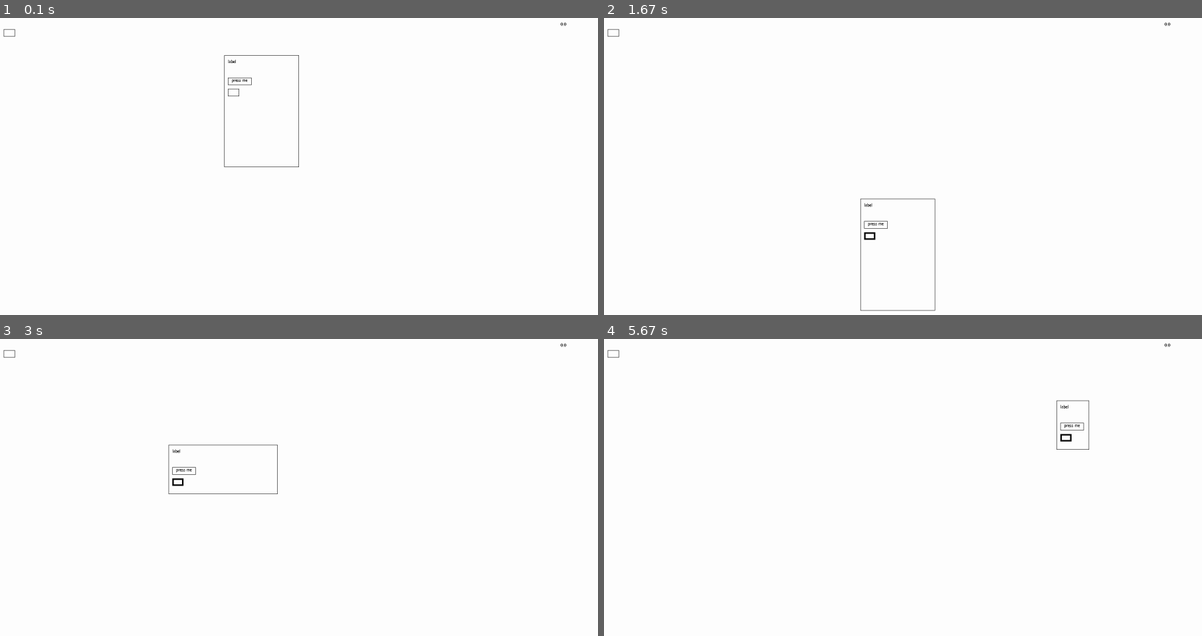
Above: before the commit, frames 1-4 (two rows, left to right).
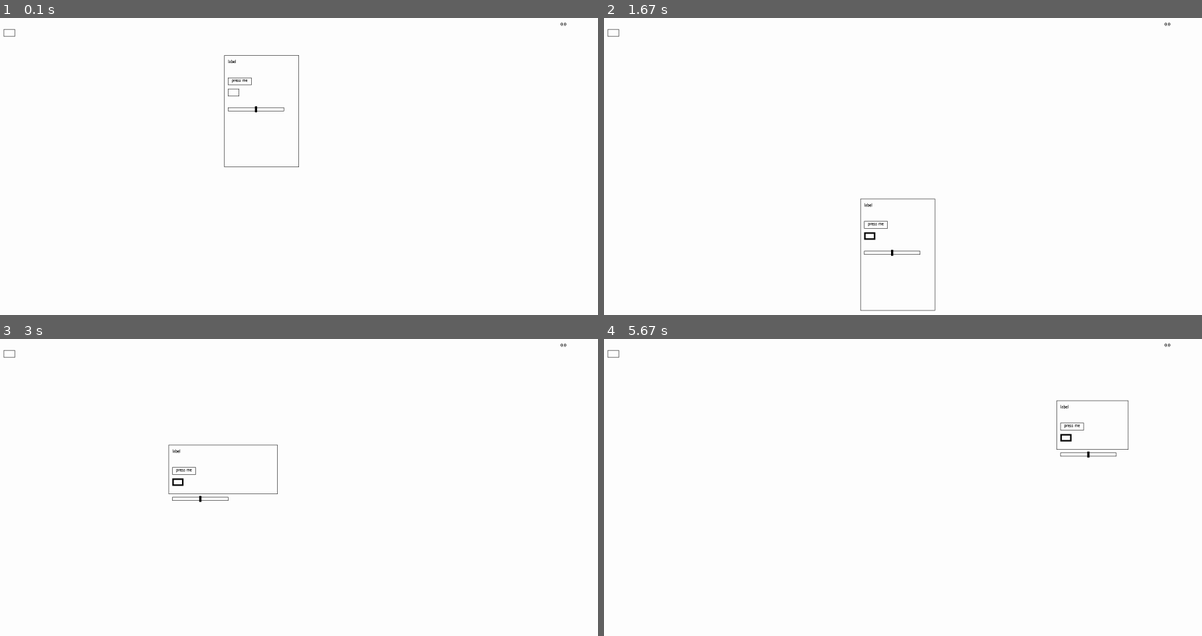
Above: after the commit, the same moments.

Repository: Ch4rl3s/pygame-ui
Game: pygame game, started from main.py
Two runs of this game, one before a commit and one after it. Both use one fixed random seed, a clock stepped at 60 frames per second and the inputs below.
Inputs (mouse positions are in pixels of both pictures, inside the frame that each line leads up to):
- Up to frame 1 (0.1 s): no input
- Up to frame 2 (1.67 s): press the mouse at (837, 92) at 0.37 s; move the mouse to (825, 86) at 0.47 s; release the mouse at (813, 80) at 0.6 s; press the mouse at (837, 92) at 0.7 s; move the mouse to (956, 151) at 0.8 s; release the mouse at (1076, 211) at 0.93 s; press the mouse at (867, 53) at 1.03 s; move the mouse to (861, 124) at 1.13 s; release the mouse at (861, 199) at 1.27 s; click (867, 234) at 1.38 s
- Up to frame 3 (3 s): press the mouse at (328, 576) at 1.7 s; move the mouse to (418, 573) at 1.8 s; release the mouse at (508, 573) at 1.93 s; press the mouse at (382, 630) at 2.03 s; move the mouse to (322, 532) at 2.13 s; release the mouse at (263, 434) at 2.27 s; press the mouse at (382, 517) at 2.37 s; move the mouse to (275, 481) at 2.47 s; release the mouse at (167, 442) at 2.6 s; press the mouse at (424, 469) at 2.7 s; move the mouse to (346, 546) at 2.8 s; release the mouse at (275, 624) at 2.93 s
- Up to frame 4 (5.67 s): press the mouse at (825, 442) at 3.03 s; move the mouse to (908, 460) at 3.13 s; release the mouse at (986, 478) at 3.27 s; press the mouse at (998, 514) at 3.37 s; move the mouse to (956, 564) at 3.47 s; release the mouse at (908, 615) at 3.6 s; press the mouse at (998, 514) at 3.7 s; move the mouse to (891, 451) at 3.8 s; release the mouse at (789, 389) at 3.93 s; press the mouse at (1040, 475) at 4.03 s; move the mouse to (1070, 487) at 4.13 s; release the mouse at (1094, 499) at 4.27 s; press the mouse at (1106, 537) at 4.37 s; move the mouse to (1094, 552) at 4.47 s; release the mouse at (1082, 567) at 4.6 s; press the mouse at (1106, 537) at 4.7 s; move the mouse to (1070, 567) at 4.8 s; release the mouse at (1034, 600) at 4.93 s; press the mouse at (1148, 499) at 5.03 s; move the mouse to (1100, 448) at 5.13 s; release the mouse at (1058, 401) at 5.27 s; press the mouse at (1166, 425) at 5.37 s; move the mouse to (968, 422) at 5.47 s; release the mouse at (765, 422) at 5.6 s

The runs differ from the first frame. In frame 1, less than 0.1% of the frame differs, in the area x 38-48%, y 29-32%; in frame 2, less than 0.1%; in frame 3, less than 0.1%; in frame 4, 0.2%, in the area x 76-88%, y 20-40%.

Commit message:
-added sliders

Diff:
--- a/classes.py
+++ b/classes.py
@@ -104,6 +104,61 @@
         self.min_size()
         pass
 
+class Slider:
+    x = int
+    y = int
+
+    width = 0
+    height = 0
+
+    min_value = 0
+    max_value = 100
+
+    value = 50
+
+    selected = False
+
+    def __init__(self, x, y, width, height):
+        self.x = x
+        self.y = y
+        self.width = width
+        self.height = height
+
+    def coords_in(self, coords, offsetX=0, offsetY=0):
+        x_value = self.value*self.width/self.max_value
+        x, y = coords
+        if (self.x+offsetX+x_value-3 < x < self.x+offsetX+x_value+3) and (self.y+offsetY-3 < y < self.y+offsetY+self.height+3):
+            return True
+        else:
+            return False
+
+    def value_check(self):
+        if self.value > self.max_value:
+            self.value = self.max_value
+        if self.value < self.min_value:
+            self.value = self.min_value
+
+    def render(self, screen, colour, font,  offsetX=0, offsetY=0):
+        pygame.draw.rect(screen, colour, (self.x+offsetX, self.y+offsetY, self.width, self.height), width=1)
+        x = self.value*self.width/self.max_value
+        pygame.draw.rect(screen, colour, (self.x+x+offsetX-3, self.y+offsetY-3, 6, self.height+6))
+
+    def check_input(self, event, offsetX=0, offsetY=0):
+        if event.type == pygame.MOUSEBUTTONDOWN:
+            if self.coords_in(pygame.mouse.get_pos(), offsetX, offsetY):
+                self.selected = True
+        if event.type == pygame.MOUSEBUTTONUP:
+            if self.selected:
+                self.selected = False
+        if self.selected:
+            pygame.mouse.set_system_cursor(pygame.SYSTEM_CURSOR_SIZENS)
+            x, y = pygame.mouse.get_pos()
+            value = (x-offsetX-self.x)*self.max_value/self.width
+            self.value = value
+        else:
+            pygame.mouse.set_system_cursor(pygame.SYSTEM_CURSOR_ARROW)
+        self.value_check()
+
 class Label:
     x = int
     y = int
--- a/main.py
+++ b/main.py
@@ -34,9 +34,10 @@
 button2 = ui.Button(10, 60, 30, 20, 'press me')
 switch = ui.Switch(10, 90, 30, 20)
 timer_label = ui.Label(1500, 10)
+slider = ui.Slider(10, 140, 150, 10)
 
 #ARRAYS
-container.components = [label, button2, switch]
+container.components = [label, button2, switch, slider]
 ui_arr = [timer_label, button, container]
 
 while True:  #main loop
